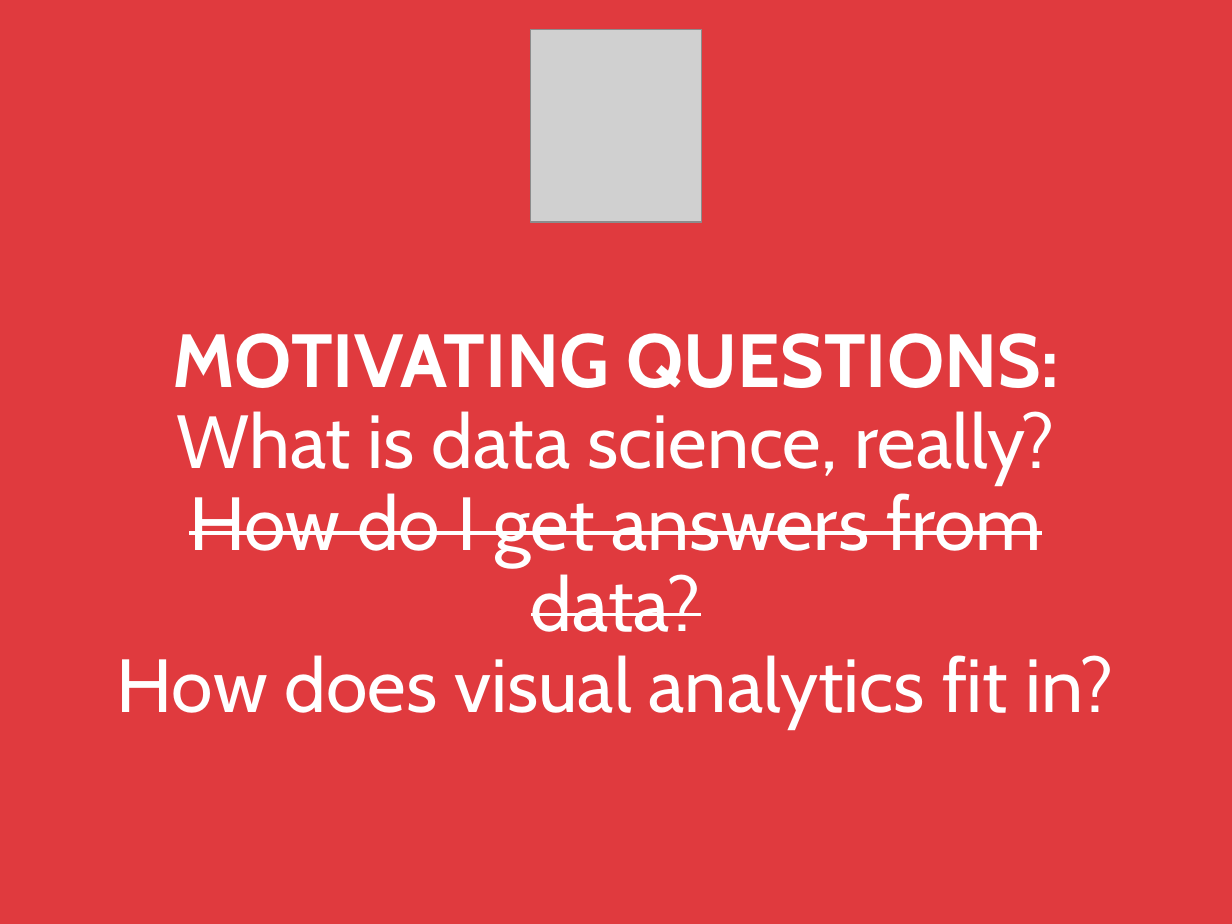
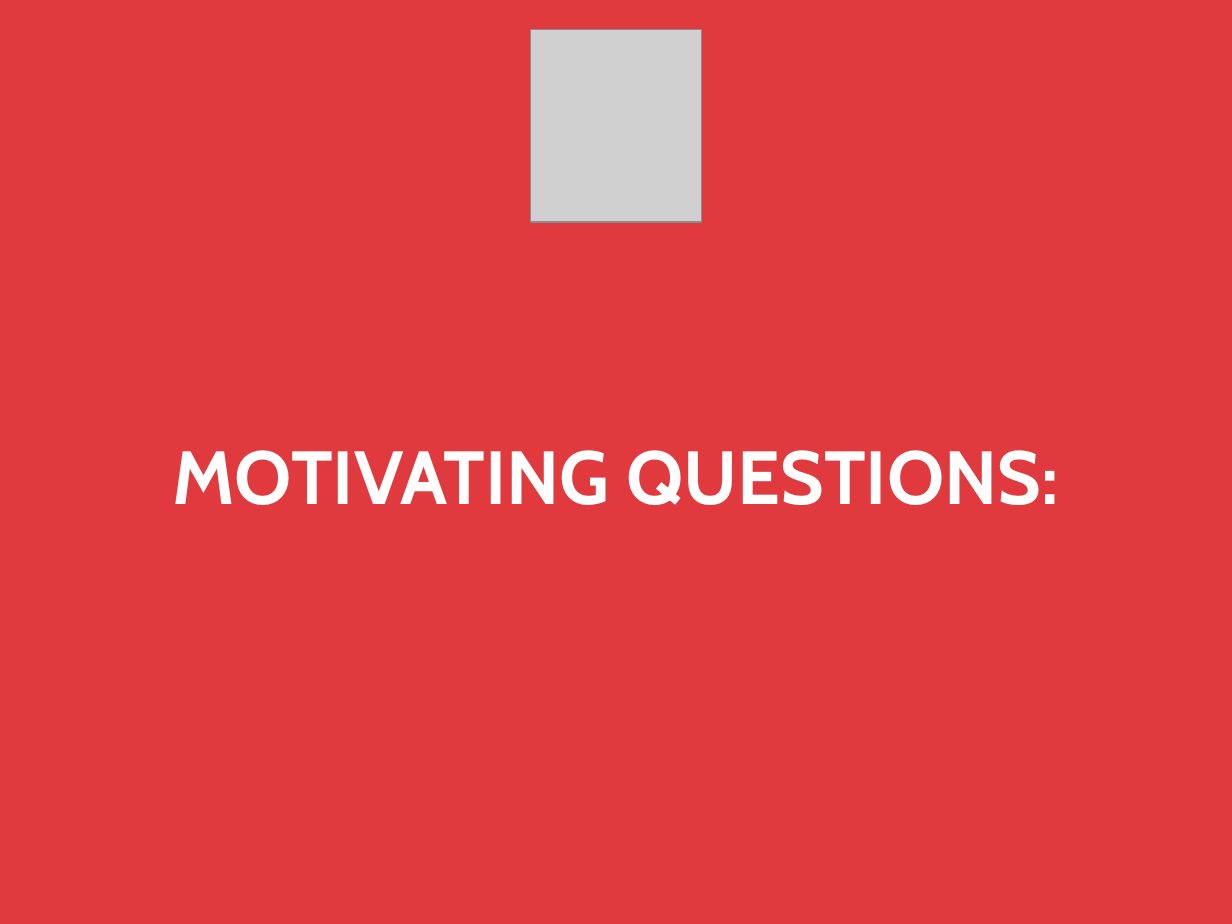
Before and after one commit to DreaJulca/streamvis-lecture, a slide deck: slide 2 of Visual Data Science.pptx. Drawn at 1232x924 pixels with LibreOffice and Linux fonts; fonts in the diff are those of the drawing; grey boxes stand for pictures. Boxes give left, top, right and bottom in pixels: in the first picture for what was removed or moved away, otherwise in the second. Text is boxed around its words. In the diff, an @@ line names an element or a change of style, - is before the commit and + after.

```diff
--- a/Visual Data Science.pptx
+++ b/Visual Data Science.pptx
@@ title at [117,411,1114,728]: paragraphs removed @@
-What is data science, really?
-How do I get answers from data?
-How does visual analytics fit in?
```
Also in this commit, not shown: 3 other slides changed, 2 slides added, 2 slides removed, 3 other files.
